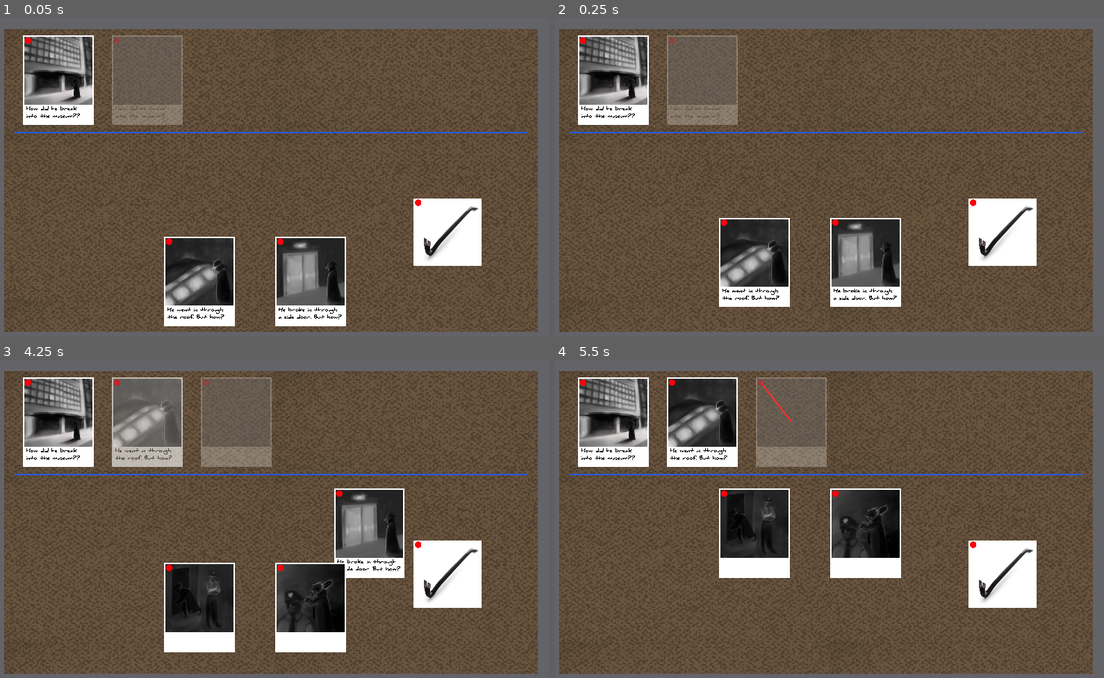
Above: before the commit, frames 1-4 (two rows, left to right).
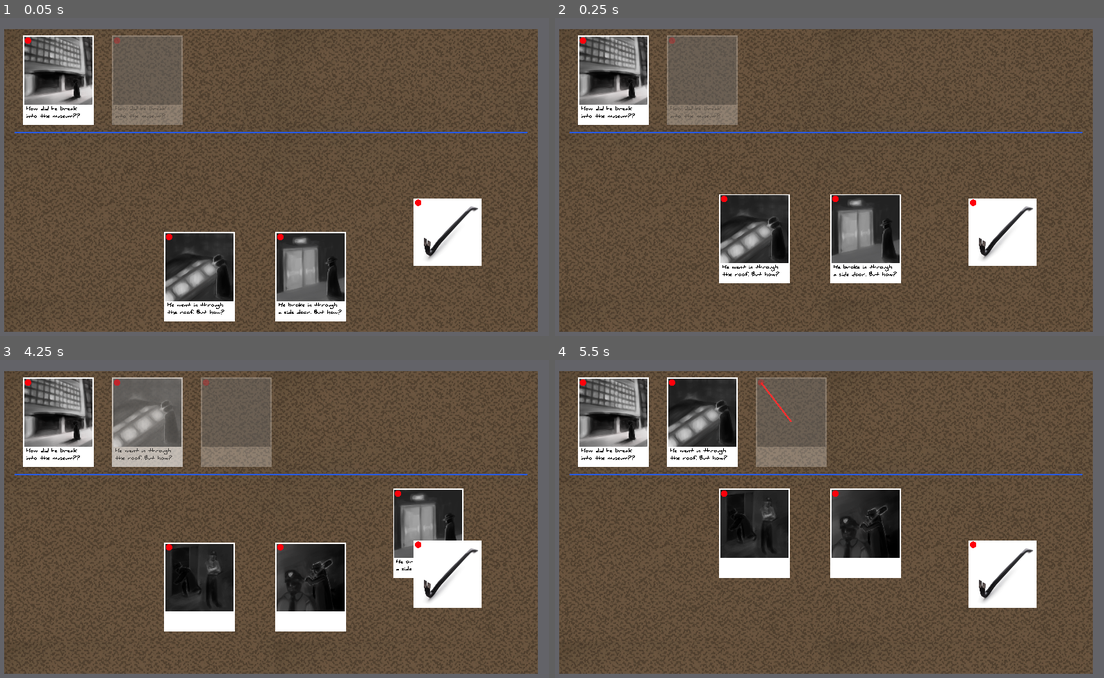
Above: after the commit, the same moments.

Repository: IanWark/VGADGameJamWinter2019
Game: Godot game, scene res://scenes/game_screen.tscn
Two runs of this game, one before a commit and one after it. Both use one fixed random seed, a clock stepped at 60 frames per second and the inputs below.
Inputs (mouse positions are in pixels of both pictures, inside the frame that each line leads up to):
- Up to frame 1 (0.05 s): no input
- Up to frame 2 (0.25 s): no input
- Up to frame 3 (4.25 s): drag from (27, 382) to (148, 423) at 0.52 s; tap Enter at 1.25, 2.75 s; drag from (60, 423) to (170, 493) at 1.27 s; tap Space at 2, 3.5 s; move the mouse to (115, 382) at 2.02 s; press the mouse at (115, 382) at 2.03 s; release the mouse at (115, 382) at 2.75 s; drag from (148, 423) to (170, 493) at 2.77 s; drag from (170, 493) to (115, 382) at 3.52 s
- Up to frame 4 (5.5 s): drag from (763, 382) to (895, 493) at 4.27 s; move the mouse to (791, 423) at 5.02 s; press the mouse at (791, 423) at 5.03 s

The runs differ from the first frame. In frame 1, 2.7% of the frame differs, in the area x 29-64%, y 67-97%; in frame 2, 7.4%; in frame 3, 11%, in the area x 29-85%, y 40-92%; in frame 4, nothing differs.

Commit message:
speed up event animations

Diff:
--- a/scenes/events/event.tscn
+++ b/scenes/events/event.tscn
@@ -23,7 +23,7 @@
 [sub_resource type="Animation" id=3]
 
 resource_name = "create"
-length = 1.0
+length = 0.5
 loop = false
 step = 0.1
 tracks/0/type = "value"
@@ -33,7 +33,7 @@
 tracks/0/imported = false
 tracks/0/enabled = true
 tracks/0/keys = {
-"times": PoolRealArray( 0, 1 ),
+"times": PoolRealArray( 0, 0.5 ),
 "transitions": PoolRealArray( 1, 1 ),
 "update": 0,
 "values": [ Vector2( 0, 700 ), Vector2( 0, 0 ) ]
@@ -41,7 +41,7 @@
 
 [sub_resource type="Animation" id=4]
 
-length = 1.0
+length = 0.5
 loop = false
 step = 0.1
 tracks/0/type = "value"
@@ -51,7 +51,7 @@
 tracks/0/imported = false
 tracks/0/enabled = true
 tracks/0/keys = {
-"times": PoolRealArray( 0, 1 ),
+"times": PoolRealArray( 0, 0.5 ),
 "transitions": PoolRealArray( 1, 1 ),
 "update": 0,
 "values": [ Vector2( 0, 0 ), Vector2( 2000, 0 ) ]
@@ -75,7 +75,7 @@
 "values": [ Color( 1, 1, 1, 0.501961 ), Color( 1, 1, 1, 1 ) ]
 }
 
-[node name="event" type="Sprite"]
+[node name="event" type="Sprite" index="0"]
 
 scale = Vector2( 0.25, 0.25 )
 texture = ExtResource( 1 )
